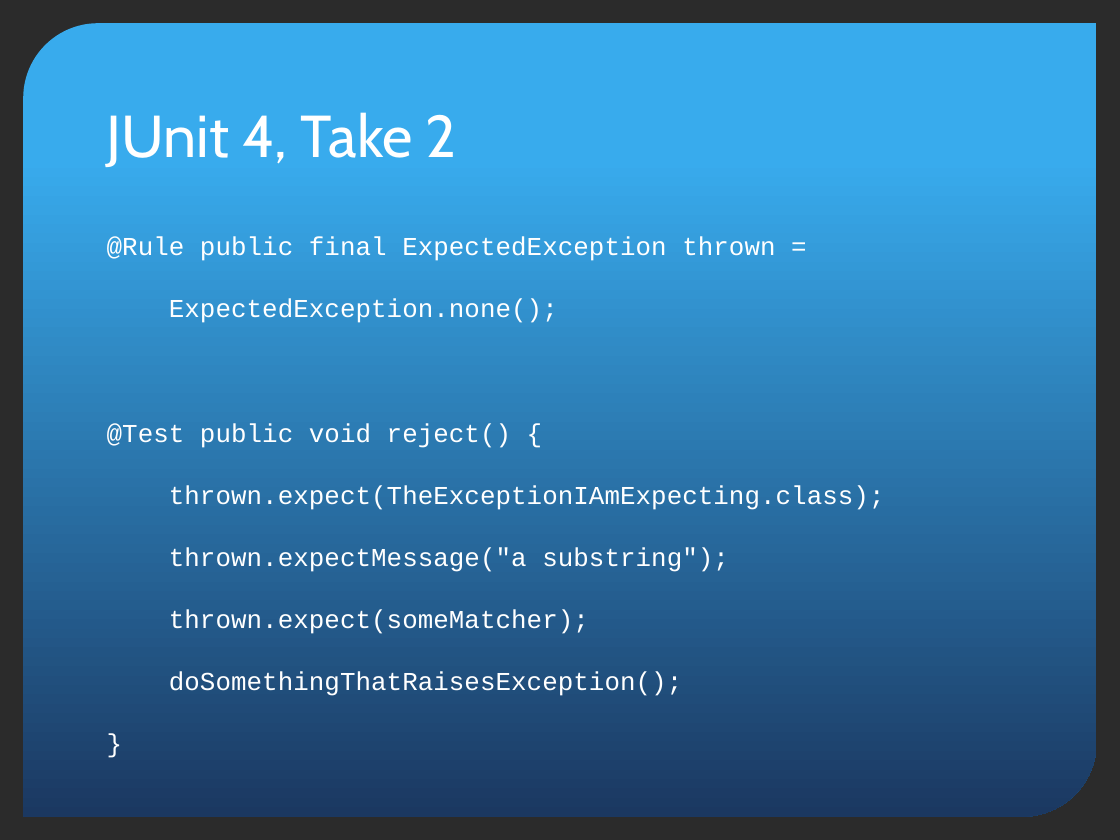
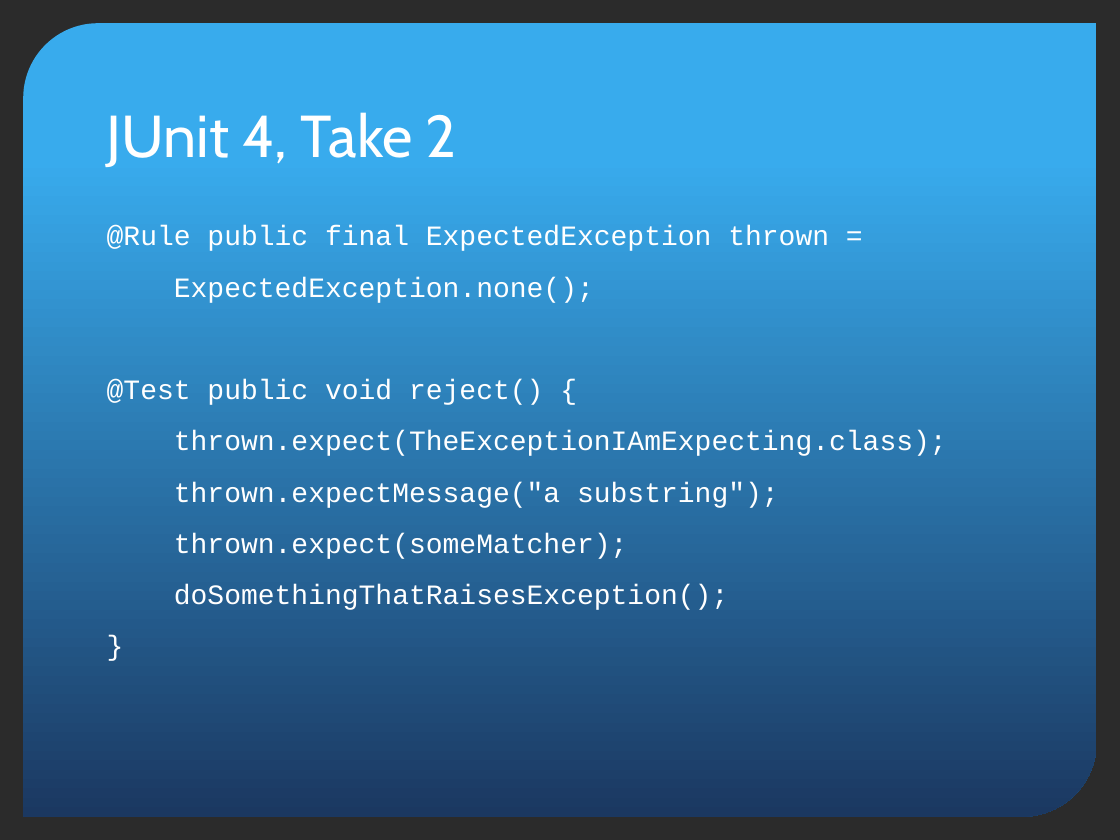
Before and after one commit to pholser/bending-junit, a slide deck: slide 15 of bending-junit.pptx. Drawn at 1120x840 pixels with LibreOffice and Linux fonts; fonts in the diff are those of the drawing; background and template pictures are left out; a plain dark background stands for a picture behind light text. Boxes give left, top, right and bottom in pixels: in the first picture for what was removed or moved away, otherwise in the second. Text is boxed around its words. In the diff, an @@ line names an element or a change of style, - is before the commit and + after.

```diff
--- a/bending-junit.pptx
+++ b/bending-junit.pptx
@@ text "@Rule public final ExpectedException thrown ..." at <box>107,225,947,610</box>: size 16.6 to 18 pt; line spacing 1 to 0.6 @@
```
Also in this commit, not shown: 6 other slides changed, 1 other file.
